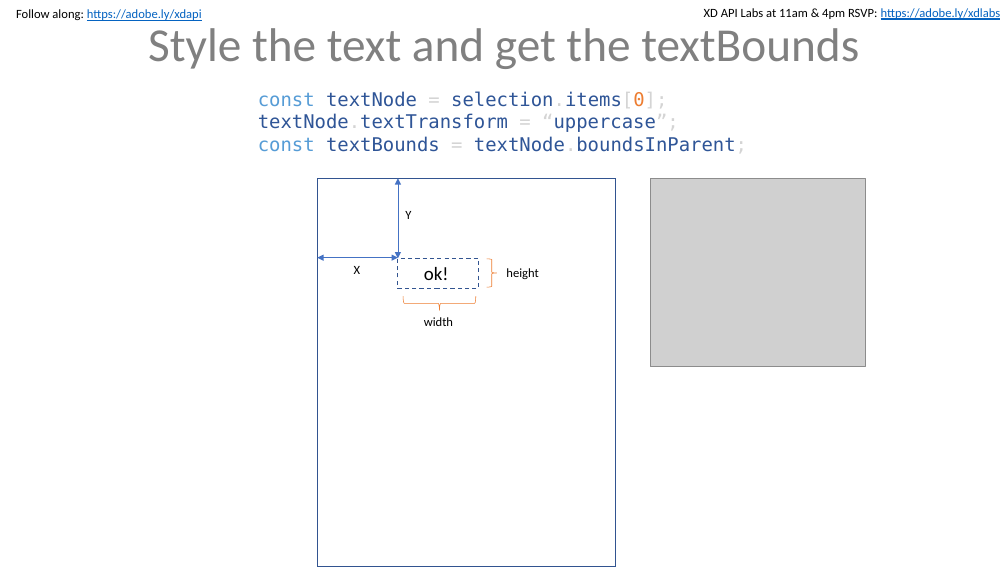
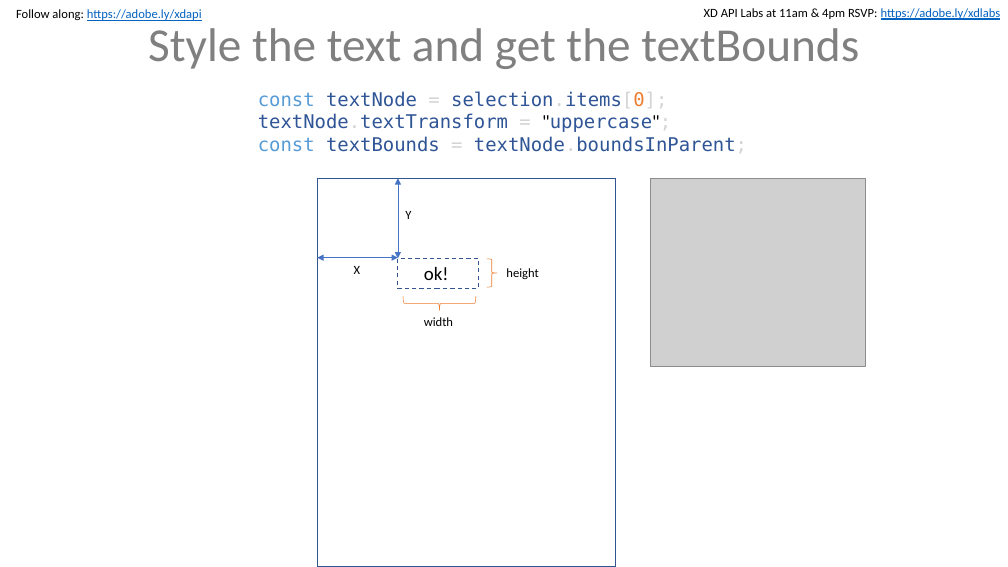
Before and after one commit to dkstevekwak/xd-plugin-labs, a slide deck: slide 16 of max-labs.pptx (slide 15 before the commit). Drawn at 1008x567 pixels with LibreOffice and Linux fonts; fonts in the diff are those of the drawing; grey boxes stand for pictures. Boxes give left, top, right and bottom in pixels: in the first picture for what was removed or moved away, otherwise in the second. Text is boxed around its words. In the diff, an @@ line names an element or a change of style, - is before the commit and + after.

```diff
--- a/max-labs.pptx
+++ b/max-labs.pptx
@@ text at (x1=258, y1=113, x2=671, y2=132): text changed @@
-textNode.textTransform = “uppercase”;
+textNode.textTransform = "uppercase";
```
Also in this commit, not shown: 2 other slides changed, 2 slides added, 5 other files.
